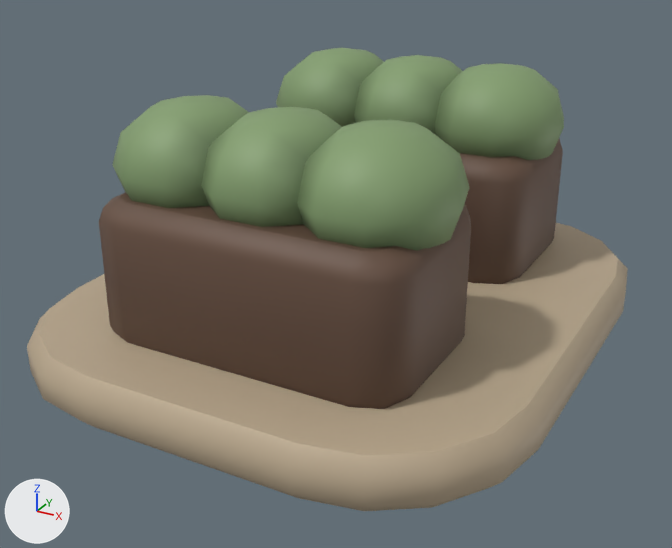
The glTF model assets/models/regions/valley_fuel_1.glb as it was, and as the next commit left it.
Rendered twice from a 50 mm lens placed at (-2.63, -3.1, 2.07), pointed at (-4.51, 0.32, 0.36). The axes (+X, +Y, +Z) are drawn at lower left. The lights are the same throughout. The picture after the commit comes second. Vertices at exactly the same position are counted once.

The first picture shows 'Fuel1'.
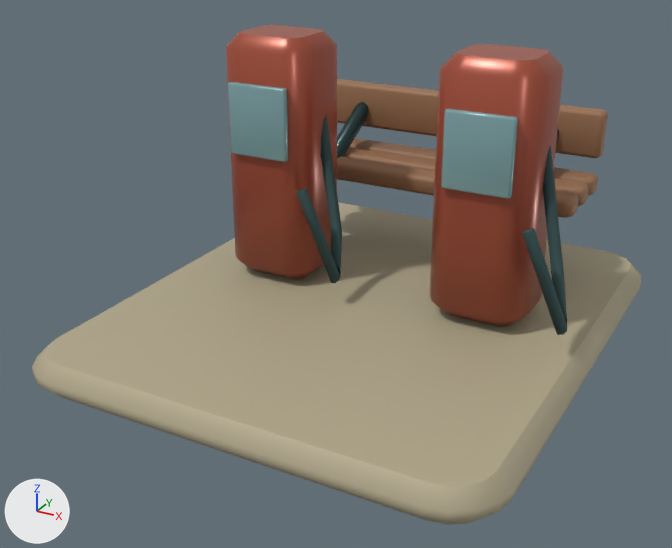
What changed in the scene script:
```text
Add mat_rubber:
    mat_rubber = bpy.data.materials.new('Rubber')
    mat_rubber.use_nodes = True; mat_rubber.node_tree.nodes.clear()
    _N = mat_rubber.node_tree.nodes; _L = mat_rubber.node_tree.links
    n0 = _N.new('ShaderNodeBsdfPrincipled'); n0.name = 'Principled BSDF'
    n0.inputs[2].default_value = 0.84  # 'Roughness'
    n1 = _N.new('ShaderNodeOutputMaterial'); n1.name = 'Material Output'
    n2 = _N.new('ShaderNodeVertexColor'); n2.name = 'Color Attribute'
    _L.new(n0.outputs[0], n1.inputs[0])  # 'BSDF' to 'Surface'
    _L.new(n2.outputs[0], n0.inputs[0])  # 'Color' to 'Base Color'
Add mat_paint:
    mat_paint = bpy.data.materials.new('Paint')
    mat_paint.use_nodes = True; mat_paint.node_tree.nodes.clear()
    _N = mat_paint.node_tree.nodes; _L = mat_paint.node_tree.links
    n0 = _N.new('ShaderNodeBsdfPrincipled'); n0.name = 'Principled BSDF'
    n0.inputs[1].default_value = 0.24  # 'Metallic'
    n0.inputs[2].default_value = 0.3  # 'Roughness'
    n1 = _N.new('ShaderNodeOutputMaterial'); n1.name = 'Material Output'
    n2 = _N.new('ShaderNodeVertexColor'); n2.name = 'Color Attribute'
    _L.new(n0.outputs[0], n1.inputs[0])  # 'BSDF' to 'Surface'
    _L.new(n2.outputs[0], n0.inputs[0])  # 'Color' to 'Base Color'
Add mat_metal:
    mat_metal = bpy.data.materials.new('Metal')
    mat_metal.use_nodes = True; mat_metal.node_tree.nodes.clear()
    _N = mat_metal.node_tree.nodes; _L = mat_metal.node_tree.links
    n0 = _N.new('ShaderNodeBsdfPrincipled'); n0.name = 'Principled BSDF'
    n0.inputs[1].default_value = 0.63  # 'Metallic'
    n0.inputs[2].default_value = 0.34  # 'Roughness'
    n1 = _N.new('ShaderNodeOutputMaterial'); n1.name = 'Material Output'
    n2 = _N.new('ShaderNodeVertexColor'); n2.name = 'Color Attribute'
    _L.new(n0.outputs[0], n1.inputs[0])  # 'BSDF' to 'Surface'
    _L.new(n2.outputs[0], n0.inputs[0])  # 'Color' to 'Base Color'
Add mat_tint:
    mat_tint = bpy.data.materials.new('Tint')
    mat_tint.use_nodes = True; mat_tint.node_tree.nodes.clear()
    _N = mat_tint.node_tree.nodes; _L = mat_tint.node_tree.links
    n0 = _N.new('ShaderNodeBsdfPrincipled'); n0.name = 'Principled BSDF'
    n0.inputs[1].default_value = 0.11  # 'Metallic'
    n0.inputs[2].default_value = 0.22  # 'Roughness'
    n1 = _N.new('ShaderNodeOutputMaterial'); n1.name = 'Material Output'
    n2 = _N.new('ShaderNodeVertexColor'); n2.name = 'Color Attribute'
    _L.new(n0.outputs[0], n1.inputs[0])  # 'BSDF' to 'Surface'
    _L.new(n2.outputs[0], n0.inputs[0])  # 'Color' to 'Base Color'
Change me_fuel1:
    used by ob_fuel1; location = (0.0, 0.0, 0.0)
    remove me_fuel1.from_pydata(...)  # 536 vertices, 1036 faces; spans x -5.66..-3.38, y -0.86..1.82, z 0.03..1.21
    add me_fuel1.from_pydata(...)  # 764 vertices, 1476 faces; spans x -5.53..-3.37, y -0.73..1.75, z 0.0..1.36
    me_fuel1 part 1: the loose piece of 80 vertices spanning x -5.66..-3.38, y -0.86..1.82, z 0.03..0.25 is rebuilt with 80 vertices and now spans x -5.53..-3.37, y -0.73..1.75, z 0.0..0.16
    me_fuel1 part 2: 6 loose pieces with 332 vertices, spanning x -5.28..-3.76, y -0.52..1.52, z 0.19..1.21, are deleted
    me_fuel1 part 3: 124 vertices removed from x -5.28..-3.82, y 0.74..1.61, z 0.19..1.21; 684 vertices added at x -5.25..-3.46, y 0.38..1.6, z 0.15..1.36
    add me_fuel1.materials.append(mat_paint)
    add me_fuel1.materials.append(mat_tint)
    add me_fuel1.materials.append(mat_rubber)
    add me_fuel1.materials.append(mat_metal)
```

Changed parts and their boxes [x1, y1, x2, y2] in the pictures (672 x 548 px):
'Fuel1', reshaped (8% taller)
    before: [27, 48, 628, 511]
    after: [32, 25, 641, 525]
part 1 of me_fuel1, rebuilt
    before: [27, 223, 628, 511]
    after: [32, 202, 641, 525]
part 2 of me_fuel1, deleted
    before: [99, 55, 564, 409]
part 3 of me_fuel1, reshaped
    before: [276, 48, 563, 284]
    after: [226, 25, 608, 335]
